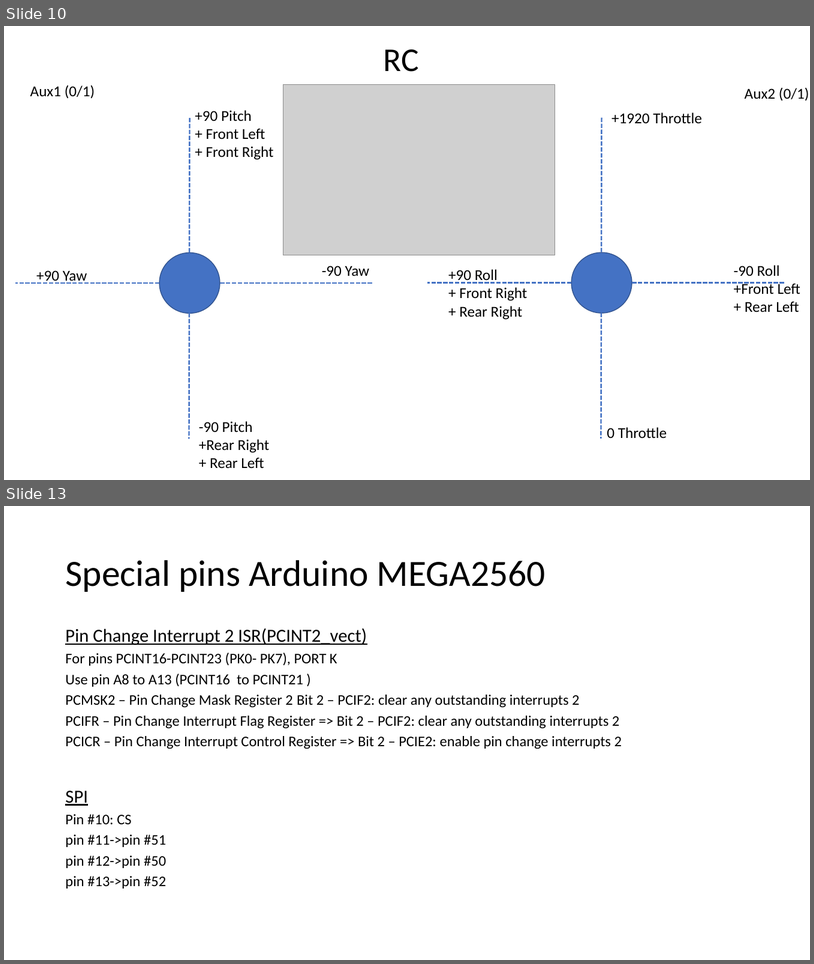
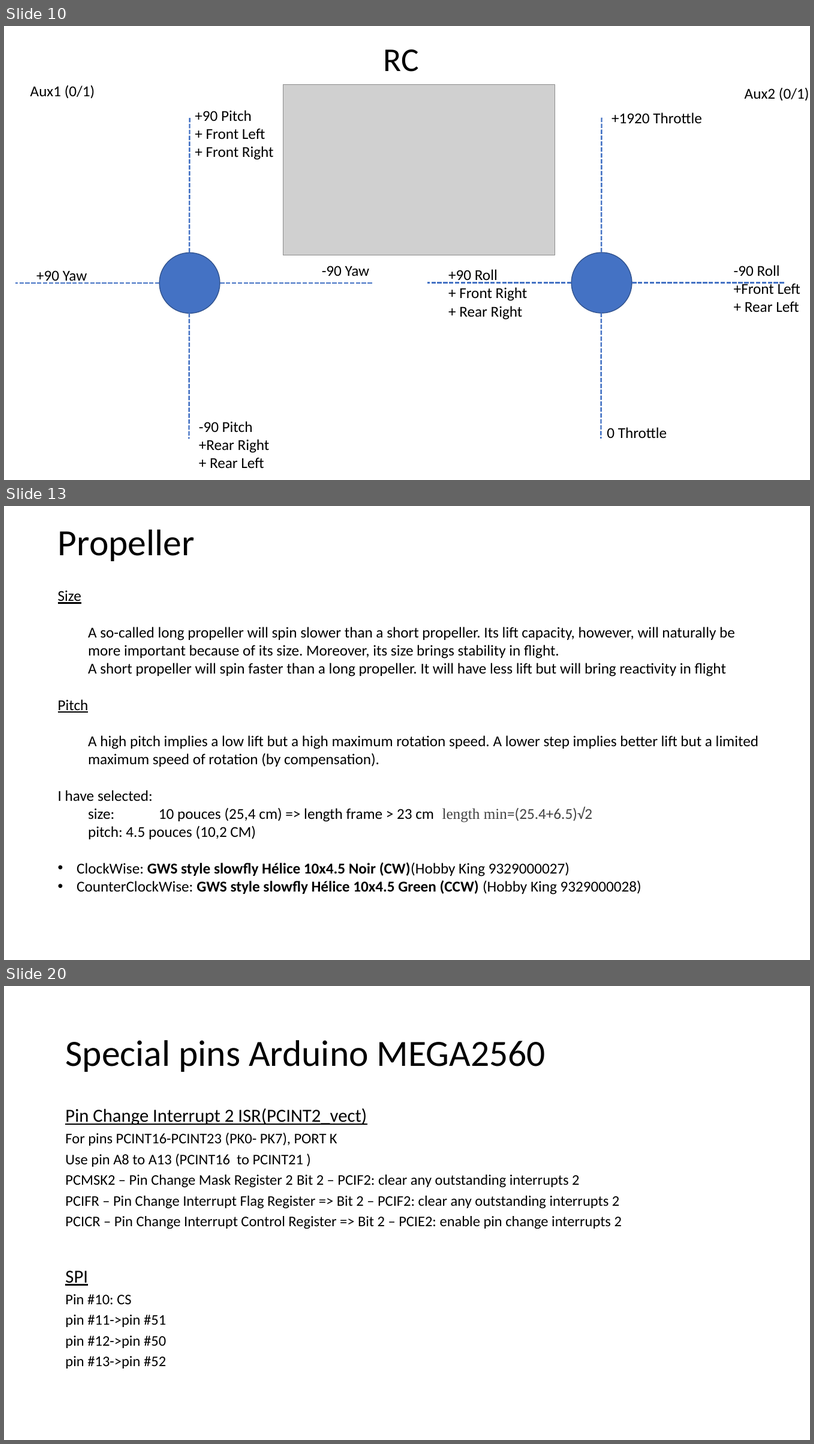
Before and after one commit to RobotEdh/RobotMicroControl, a slide deck: libraries/Diagramm Drone.pptx. Shown one above the other, each under a label of ours: slides 10 and 13 before the commit, slides 10, 13 and 20 after it; the slides between them are not shown. The pictures are 814x964 and 814x1444 pixels, drawn with LibreOffice and Linux fonts; fonts in the diff are those of the drawing; grey boxes stand for pictures. Boxes give left, top, right and bottom in pixels: in the first picture for what was removed or moved away, otherwise in the second. Text is boxed around its words. In the diff, an @@ line names an element or a change of style, - is before the commit and + after.

```diff
--- a/libraries/Diagramm Drone.pptx
+++ b/libraries/Diagramm Drone.pptx
@@ slide 13 added at box(4, 506, 810, 960), background #FFFFFF @@
@@ title added at box(58, 529, 195, 561), 44 pt, text #000000 @@
+Propeller
@@ text added at box(58, 590, 759, 894), 18 pt, text #000000 @@
+Size
+  A so-called long propeller will spin slower than a short propeller. Its lift capacity, however, will naturally be more important because of its size. Moreover, its size brings stability in flight.
+  A short propeller will spin faster than a long propeller. It will have less lift but will bring reactivity in flight
+Pitch
+  A high pitch implies a low lift but a high maximum rotation speed. A lower step implies better lift but a limited maximum speed of rotation (by compensation).
+I have selected:
+  size: 10 pouces (25,4 cm) => length frame > 23 cm length min=(25.4+6.5)√2
+  pitch: 4.5 pouces (10,2 CM)
+• ClockWise: GWS style slowfly Hélice 10x4.5 Noir (CW)(Hobby King 9329000027)
+• CounterClockWise: GWS style slowfly Hélice 10x4.5 Green (CCW) (Hobby King 9329000028)
@@ what was slide 13 is now slide 20 @@
```
Also in this commit, not shown: 3 slides changed, 7 other slides added, 1 slide removed, 3 other files.
